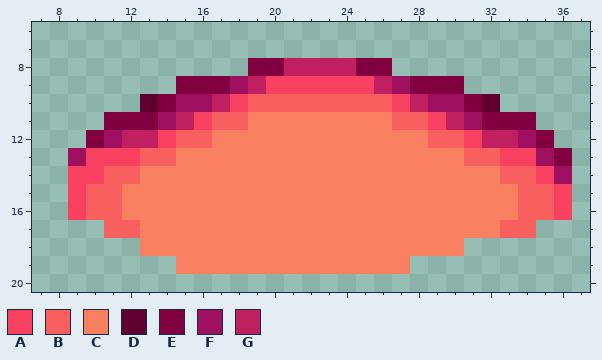
Pixel-art sprite: Assets/Textures/EyeShading.png. The picture above is the old version.
The file is 47x32 pixels. Shown: x 7..37, y 6..20.
Palette (. is transparent): A #f84060  B #f86060  C #f88060  D #600030  E #800040  F #a01060  G #c02060
Pixels before, first column x 9:
 8 ..........EEGGGGEE..........
 9 ......EEEFGAAAAAAGFEEE......
10 ....DEFFGABBBBBBBBAGFFED....
11 ..EEEFGABBCCCCCCCCBBAGFEEE..
12 .EFGGABBCCCCCCCCCCCCBBAGGFE.
13 FAAABBCCCCCCCCCCCCCCCCBBAAFE
14 AABBCCCCCCCCCCCCCCCCCCCCBBAF
15 ABBCCCCCCCCCCCCCCCCCCCCCCBBA
16 ABBCCCCCCCCCCCCCCCCCCCCCCBBA
17 ..BBCCCCCCCCCCCCCCCCCCCCBB..
18 ....CCCCCCCCCCCCCCCCCC......
19 ......CCCCCCCCCCCCC.........
After:
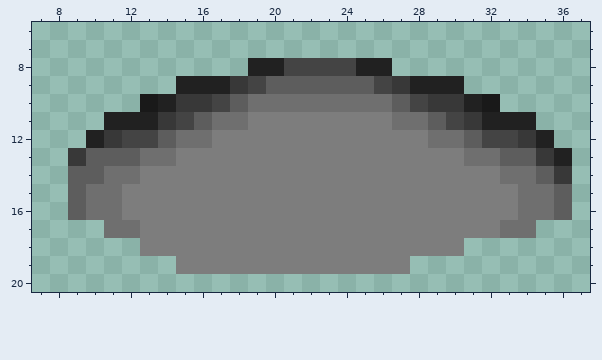
What changed:
{"colour":"A","old":"#f84060","new":"#5d5d5d"}
{"colour":"B","old":"#f86060","new":"#6f6f6f"}
{"colour":"C","old":"#f88060","new":"#7d7d7d"}
{"colour":"D","old":"#600030","new":"#191919"}
{"colour":"E","old":"#800040","new":"#212121"}
{"colour":"F","old":"#a01060","new":"#383838"}
{"colour":"G","old":"#c02060","new":"#444444"}
{"label":"changed","picture_box":[68,58,572,274]}
